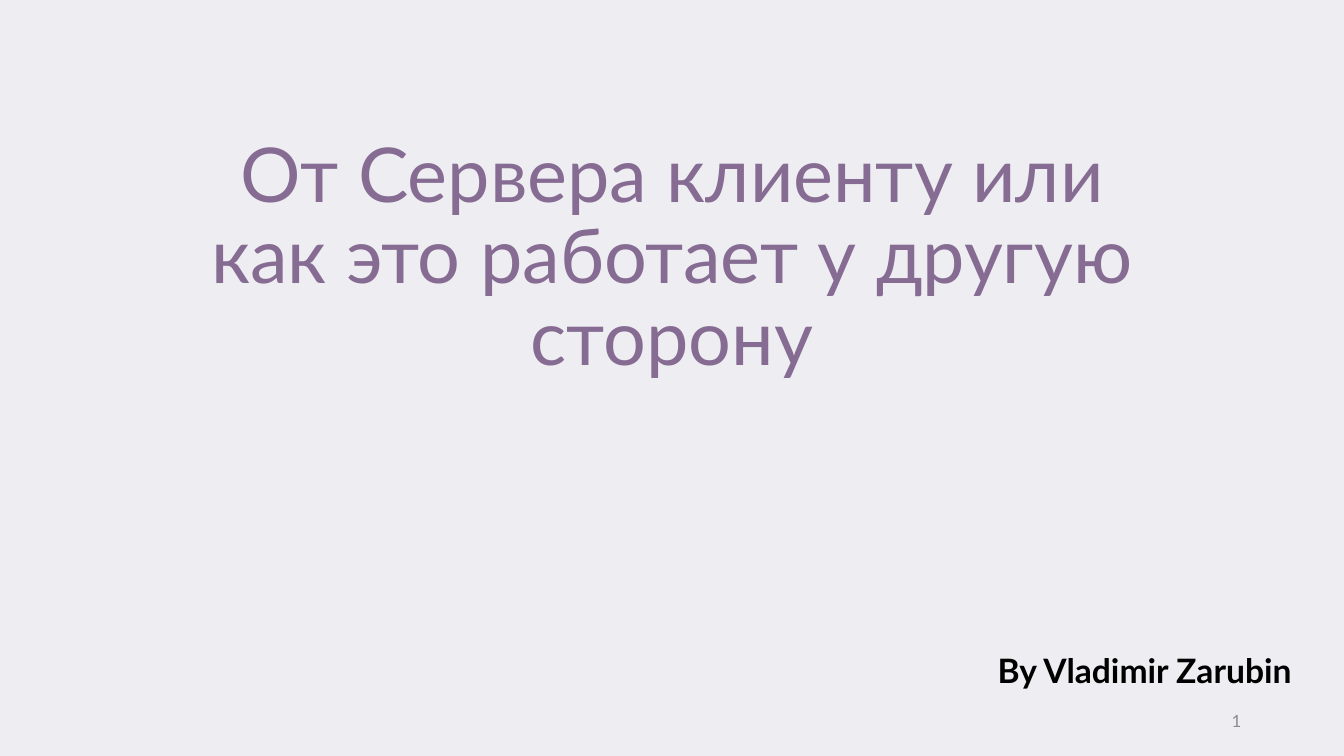
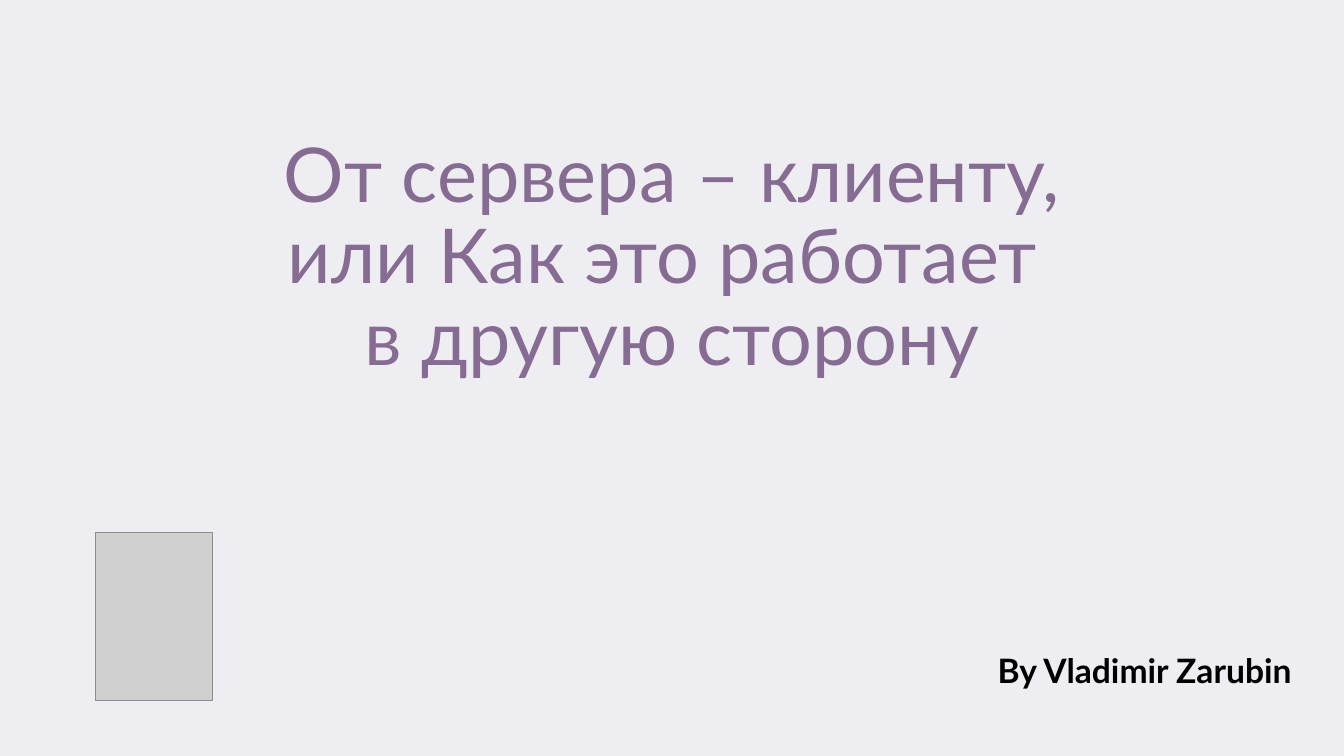
Before and after one commit to VAZarubin/ClientNotification, a slide deck: slide 1 of От Сервера клиенту или как это работает у.pptx. Drawn at 1344x756 pixels with LibreOffice and Linux fonts; fonts in the diff are those of the drawing; grey boxes stand for pictures. Boxes give left, top, right and bottom in pixels: in the first picture for what was removed or moved away, otherwise in the second. Text is boxed around its words. In the diff, an @@ line names an element or a change of style, - is before the commit and + after.

```diff
--- a/От Сервера клиенту или как это работает у.pptx
+++ b/От Сервера клиенту или как это работает у.pptx
@@ title at [284, 147, 1060, 378]: text changed @@
-От Сервера клиенту или как это работает у другую сторону
+От сервера – клиенту,
+или Как это работает
+в другую сторону
@@ picture added at [96, 532, 213, 701] @@
@@ page number removed at [1232, 715, 1242, 727] @@
-1
```
Also in this commit, not shown: 22 other slides changed.
